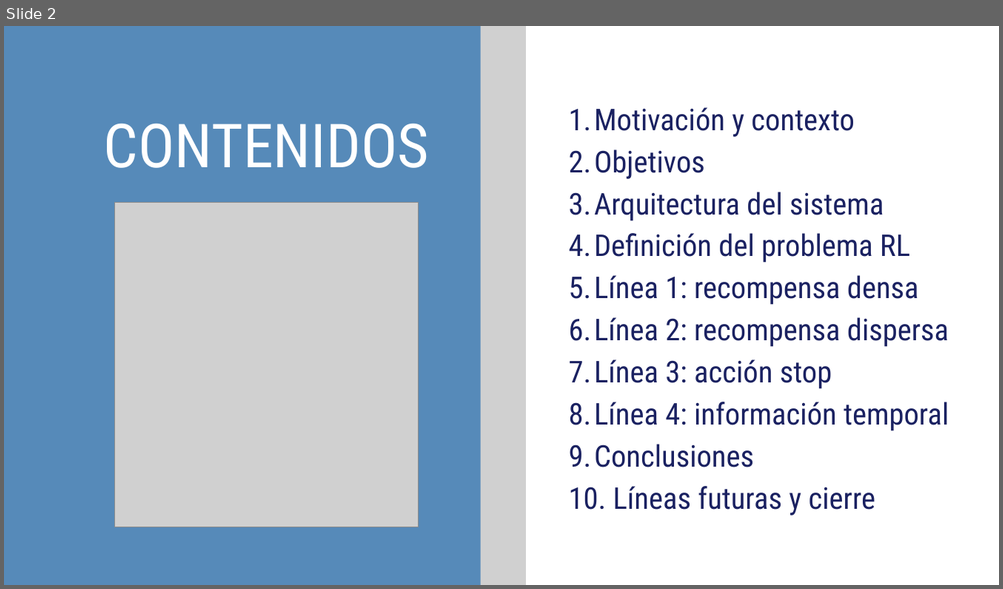
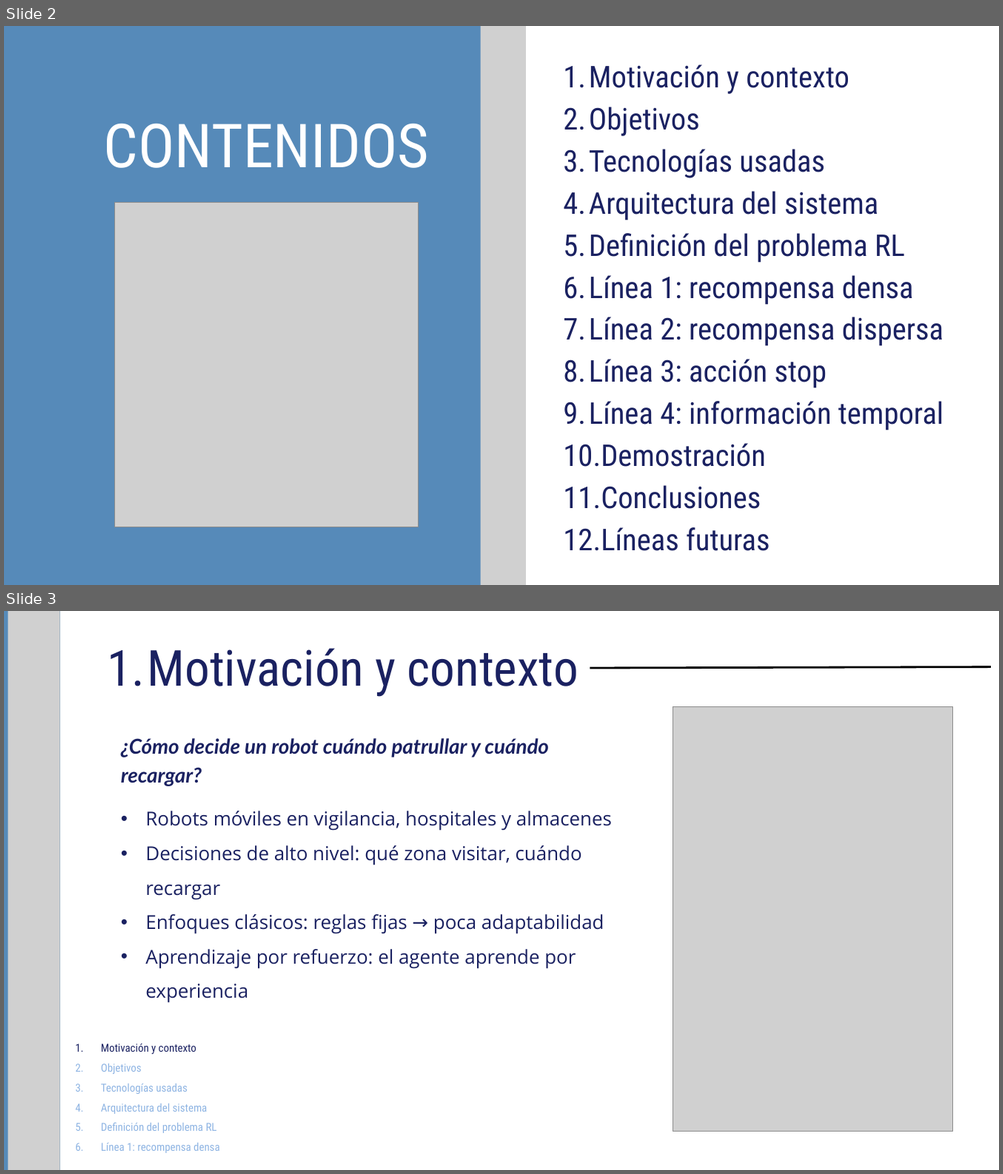
Before and after one commit to davidsolero/TFG-Coppelia-Reinforcement-Learning, a slide deck: redaccion/defensa/Presentación Trabajo Final Tesis Profesional Moderna Sencilla Azul .pptx. Shown one above the other, each under a label of ours: slide 2 before the commit, slides 2 and 3 after it. The pictures are 1003x589 and 1003x1174 pixels, drawn with LibreOffice and Linux fonts; fonts in the diff are those of the drawing; grey boxes stand for pictures. Boxes give left, top, right and bottom in pixels: in the first picture for what was removed or moved away, otherwise in the second. Text is boxed around its words. In the diff, an @@ line names an element or a change of style, - is before the commit and + after.

```diff
--- a/redaccion/defensa/Presentación Trabajo Final Tesis Profesional Moderna Sencilla Azul .pptx
+++ b/redaccion/defensa/Presentación Trabajo Final Tesis Profesional Moderna Sencilla Azul .pptx
@@ slide 3 added at <box>4,611,999,1170</box>, background #568AB9 @@
@@ picture added at <box>8,611,60,1170</box> @@
@@ freeform shape added at <box>60,611,999,1170</box>, fill #FFFFFF @@
@@ text added at <box>107,648,578,697</box>, 72 pt, text #1A2161 @@
+  1. Motivación y contexto
@@ line added from (590, 668) to (990, 667), #000000 3 pt @@
@@ picture added at <box>672,706,953,1132</box> @@
@@ text added at <box>121,738,549,786</box>, 29.7 pt, text #1A2161, bold, italic @@
+¿Cómo decide un robot cuándo patrullar y cuándo recargar?
@@ text added at <box>145,811,612,1003</box>, 27.7 pt, text #1A2161 @@
+• Robots móviles en vigilancia, hospitales y almacenes
+• Decisiones de alto nivel: qué zona visitar, cuándo recargar
+• Enfoques clásicos: reglas fijas → poca adaptabilidad
+• Aprendizaje por refuerzo: el agente aprende por experiencia
@@ text added at <box>101,1044,219,1153</box>, 16 pt, text #8EB4E3 @@
+  1. Motivación y contexto
+  2. Objetivos
+  3. Tecnologías usadas
+  4. Arquitectura del sistema
+  5. Definición del problema RL
+  6. Línea 1: recompensa densa
@@ slide 2 changed as well @@
@@ freeform shape at <box>525,26,999,585</box>: outline redrawn @@
@@ text "Motivación y contexto": place and size @@
-text "Motivación y contexto" at <box>569,107,948,516</box>
+text "Motivación y contexto" at <box>563,64,943,551</box>
@@ text at <box>563,149,825,178</box>: paragraph added @@
+  3. Tecnologías usadas
@@ text at <box>563,443,765,467</box>: paragraph added @@
+  10. Demostración
@@ text at <box>563,528,770,551</box>: text changed @@
-  10. Líneas futuras y cierre
+  12. Líneas futuras
```
Also in this commit, not shown: 6 other slides changed, 11 other slides added, 8 slides removed.
